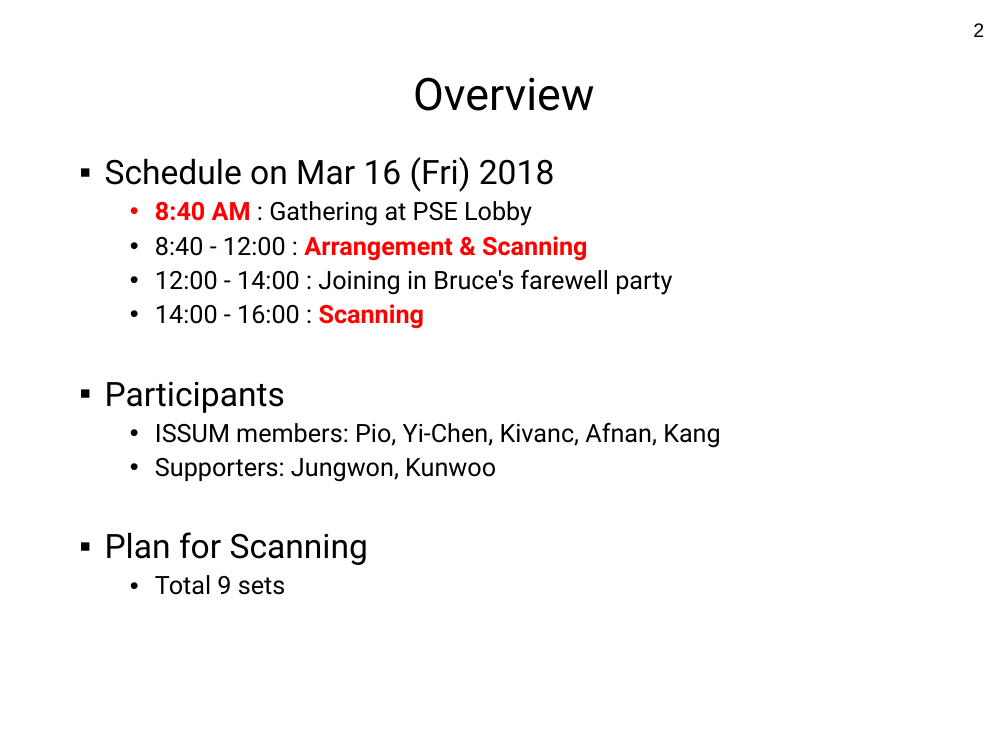
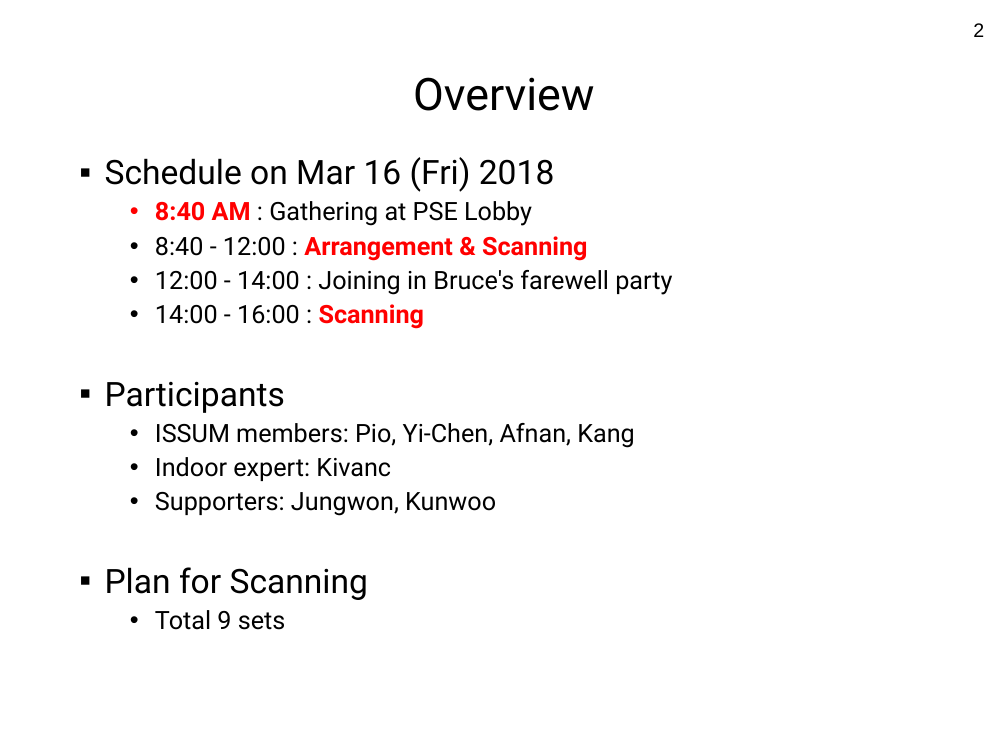
Before and after one commit to yorku-ausml/lab, a slide deck: slide 2 of doc/Scanningday_20180316/plan_for_scanning_day_20180316.pptx. Drawn at 1008x756 pixels with LibreOffice and Linux fonts; fonts in the diff are those of the drawing. Boxes give left, top, right and bottom in pixels: in the first picture for what was removed or moved away, otherwise in the second. Text is boxed around its words. In the diff, an @@ line names an element or a change of style, - is before the commit and + after.

```diff
--- a/doc/Scanningday_20180316/plan_for_scanning_day_20180316.pptx
+++ b/doc/Scanningday_20180316/plan_for_scanning_day_20180316.pptx
@@ text at (x1=155, y1=423, x2=635, y2=481): text changed @@
-  • ISSUM members: Pio, Yi-Chen, Kivanc, Afnan, Kang
+  • ISSUM members: Pio, Yi-Chen, Afnan, Kang
+  • Indoor expert: Kivanc
```
Also in this commit, not shown: 1 other file.
